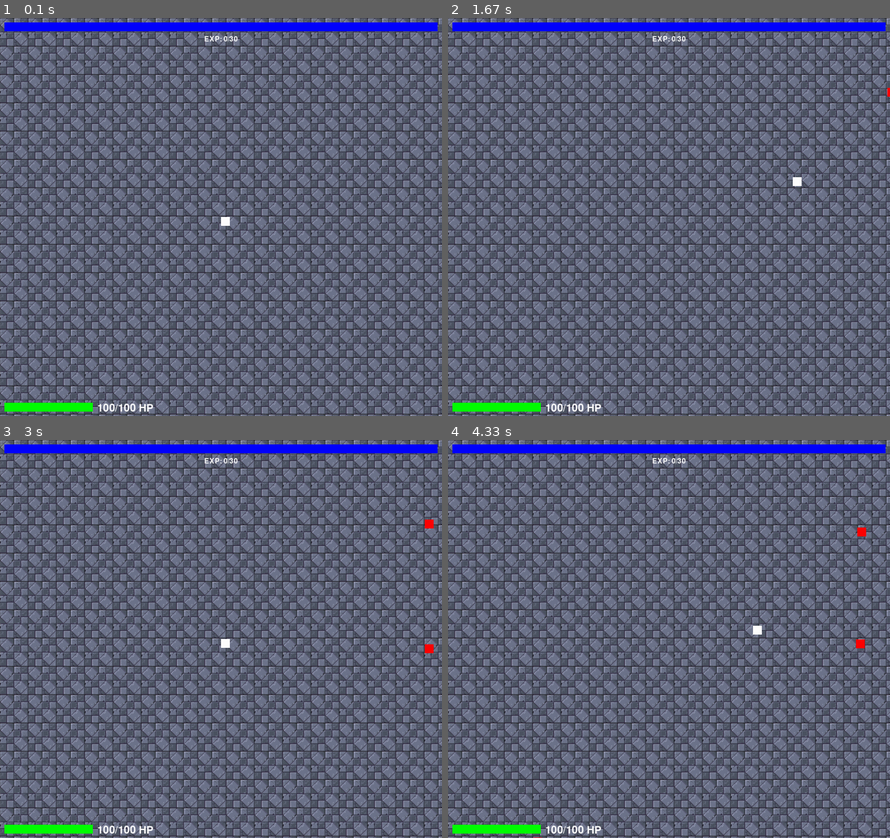
Above: before the commit, frames 1-4 (two rows, left to right).
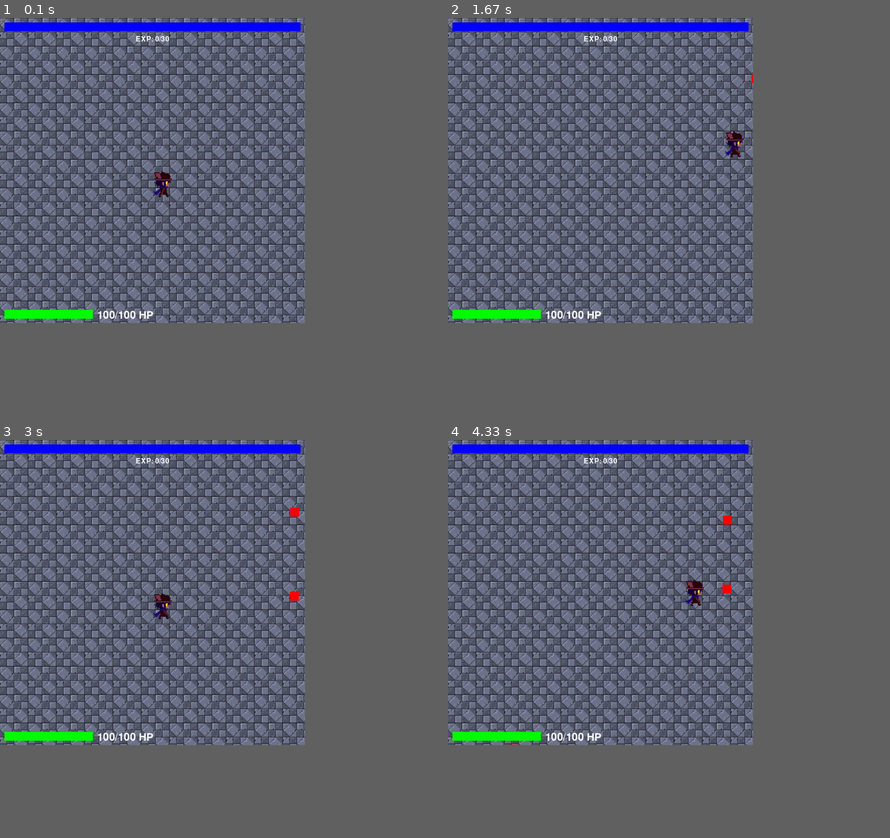
Above: after the commit, the same moments.

Repository: DaCUtePotato/2dshooter
Game: pygame game, started from main.py
The game is run twice, just before and just after one commit, with the same random seed, the same clock (stepped at 60 frames per second) and the same inputs.
Inputs:
- Up to frame 1 (0.1 s): no input
- Up to frame 2 (1.67 s): hold D 0.33-0.8 s; hold W 0.83-1.13 s; hold D 1.17-1.63 s
- Up to frame 3 (3 s): hold A 1.67-2.2 s; hold S 2.23-2.53 s; hold A 2.57-2.97 s
- Up to frame 4 (4.33 s): hold W 3-3.37 s; hold D 3.4-4.03 s; hold S from 4.07 s (still down)
In our replay, the window is 900x810 before the commit and 621x621 after it. These sizes can differ from the game's own. Grey fills any space a smaller window leaves; there, only what the larger window draws over its background counts as a difference.

The runs differ from the first frame. In frame 1, 26% of the frame differs, in the area x 0-100%, y 0-100%; in frame 2, 26%; in frame 3, 26%; in frame 4, 26%.

Commit message:
Added Walking to the right

Diff:
--- a/main.py
+++ b/main.py
@@ -14,8 +14,8 @@
 if fullscreen:
     screen = pygame.display.set_mode((0, 0), pygame.FULLSCREEN)
 else:
-    screen_width = 1000  # Set your desired window width
-    screen_height = 900  # Set your desired window height
+    screen_width = 690  # Set your desired window width
+    screen_height = 690  # Set your desired window height
     screen = pygame.display.set_mode((screen_width, screen_height))
 
 width, height = pygame.display.get_surface().get_size()
@@ -26,6 +26,15 @@
 tile_size = 64  # Desired display size of each tile
 scaled_tile_image = pygame.transform.scale(tile_image, (tile_size, tile_size))  # Scale the image
 
+# Load sprite sheet for the character walking to the right
+sprite_sheet_path = 'sprites/Niko_right.png'
+sprite_sheet = pygame.image.load(sprite_sheet_path).convert_alpha()
+
+# Frame setup
+frame_width, frame_height = 24, 30
+frames_right = [pygame.transform.scale(sprite_sheet.subsurface(pygame.Rect(frame_width * i, 0, frame_width, frame_height)), (48, 60)) for i in range(3)]
+current_frame = 0
+frame_count = 0
 
 # Colors
 BLACK = (0, 0, 0)
@@ -180,6 +189,9 @@
             player_x -= player_speed
         if keys[pygame.K_d]:
             player_x += player_speed
+            frame_count += 1
+            if frame_count % 4 == 0:  # Adjust frame rate of animation here
+                current_frame = (current_frame + 1) % len(frames_right)
         if keys[pygame.K_w]:
             player_y -= player_speed
         if keys[pygame.K_s]:
@@ -299,7 +311,6 @@
     draw_tiles()
 
     # Draw player, enemies, bullets, health bar, and experience bar...
-    pygame.draw.rect(screen, WHITE, (player_x, player_y, 20, 20))  # Player
     for exp_orb in active_exp_orbs:
         pygame.draw.circle(screen, GREEN, (exp_orb['x'], exp_orb['y']), exp_orb['size'] + 1)  # Exp orbs
 
@@ -314,7 +325,7 @@
 
     draw_hp_bar()  # Draw the player's HP bar
     draw_exp_bar()  # Draw the experience bar
-
+    screen.blit(frames_right[current_frame], (player_x, player_y))  # Draw the current frame of player sprite
     if invince_frames < i_frame_temp:
         invince_frames += 1
     if exp >= current_max_exp:
Binary file added: sprites/Niko_Sprites copy.png
Binary file removed: sprites/Niko_Sprites.png
Binary file added: sprites/Niko_right.png
